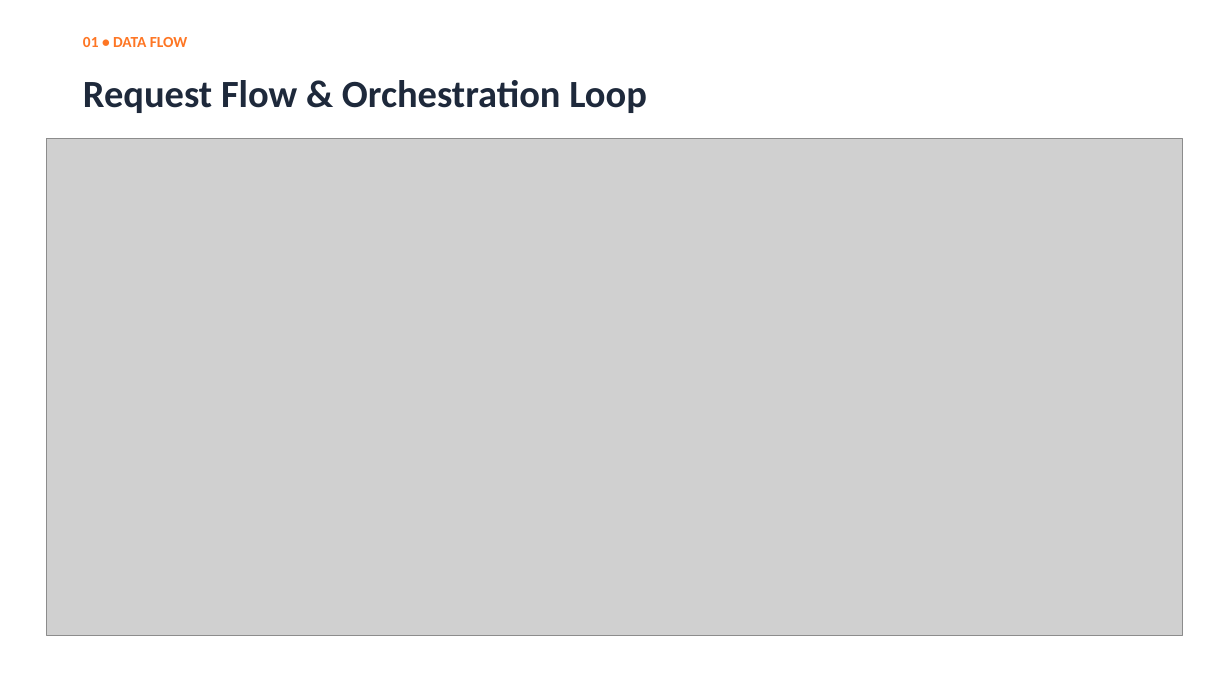
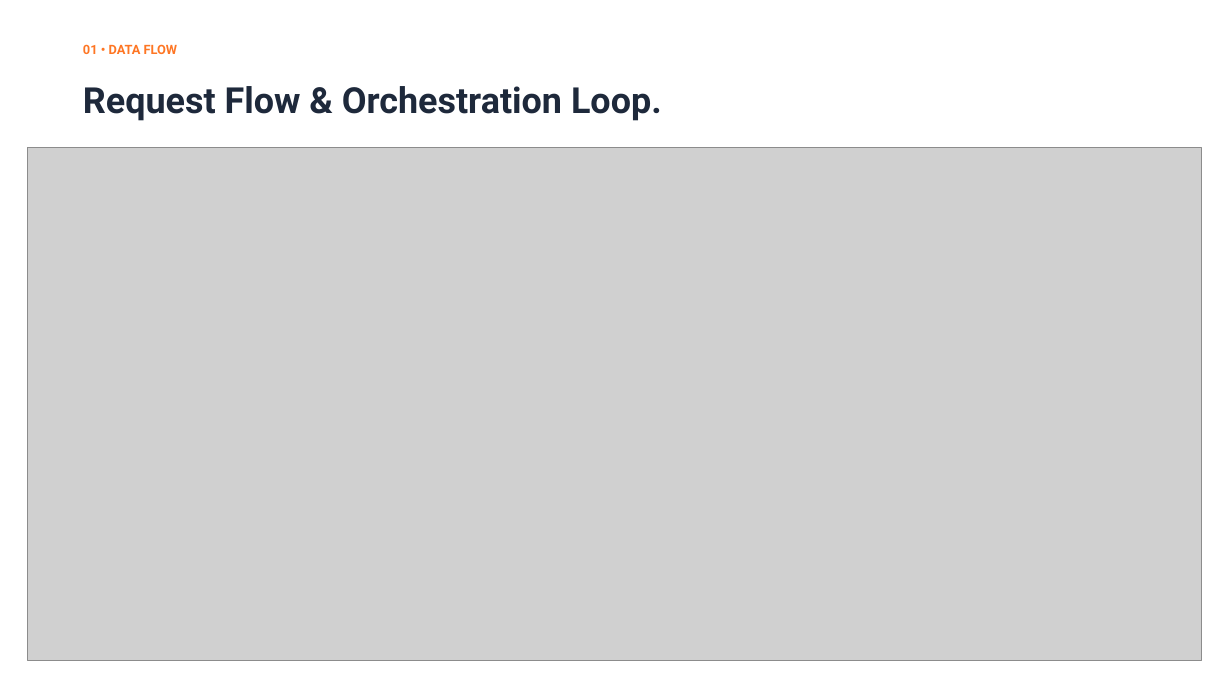
Before and after one commit to NguyenHuuDinh135/G9-W4, a slide deck: slide 6 of slides/W4_presentation.pptx (slide 5 before the commit). Drawn at 1232x693 pixels with LibreOffice and Linux fonts; fonts in the diff are those of the drawing; grey boxes stand for pictures. Boxes give left, top, right and bottom in pixels: in the first picture for what was removed or moved away, otherwise in the second. Text is boxed around its words. In the diff, an @@ line names an element or a change of style, - is before the commit and + after.

```diff
--- a/slides/W4_presentation.pptx
+++ b/slides/W4_presentation.pptx
@@ text "01 • DATA FLOW": place and size @@
-text "01 • DATA FLOW" at <box>83,37,187,47</box>
+text "01 • DATA FLOW" at <box>83,44,178,54</box>
@@ text "01 • DATA FLOW" at <box>83,44,178,54</box>: size 12 to 10 pt, font Calibri to Roboto; line spacing 1 to 12pt @@
@@ text at <box>83,86,662,121</box>: text changed; size 30 to 28 pt; font Calibri to Roboto @@
-Request Flow & Orchestration Loop
+Request Flow & Orchestration Loop.
@@ picture: place and size @@
-picture at <box>46,139,1183,635</box>
+picture at <box>28,148,1202,661</box>
```
Also in this commit, not shown: 13 other slides changed, 2 slides added, 1 other file.
